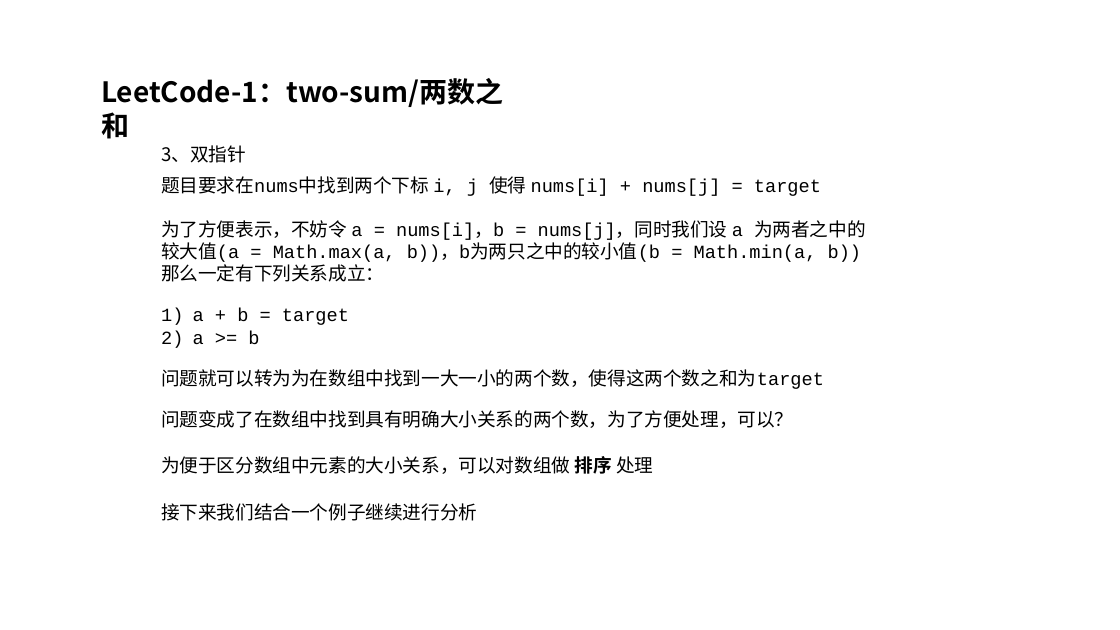
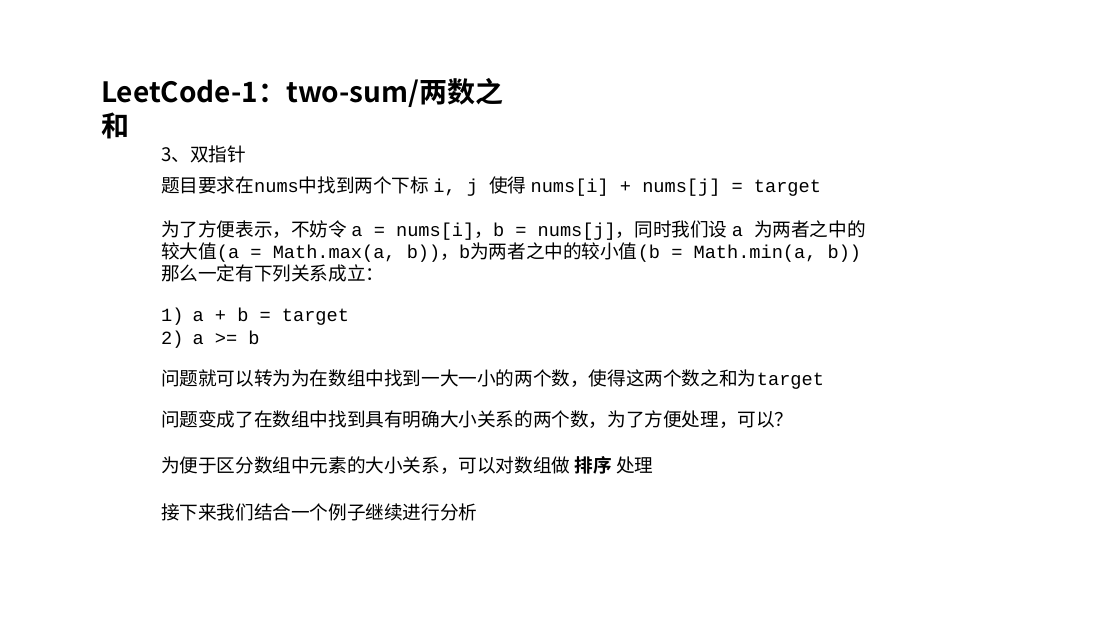
Before and after one commit to hemingqiao/algorithms, a slide deck: slide 13 of miao/LC1-two-sum(时间复杂度简介).pptx. Drawn at 1120x630 pixels with LibreOffice and Linux fonts; fonts in the diff are those of the drawing. Boxes give left, top, right and bottom in pixels: in the first picture for what was removed or moved away, otherwise in the second. Text is boxed around its words. In the diff, an @@ line names an element or a change of style, - is before the commit and + after.

Commit message:
update

```diff
--- a/miao/LC1-two-sum(时间复杂度简介).pptx
+++ b/miao/LC1-two-sum(时间复杂度简介).pptx
@@ text at (161,220,866,262): text changed @@
-为了方便表示，不妨令 a = nums[i]，b = nums[j]，同时我们设 a 为两者之中的较大值(a = Math.max(a, b))，b为两只之中的较小值(b = Math.min(a, b))
+为了方便表示，不妨令 a = nums[i]，b = nums[j]，同时我们设 a 为两者之中的较大值(a = Math.max(a, b))，b为两者之中的较小值(b = Math.min(a, b))
```
Also in this commit, not shown: 4 slides added, 1 slide removed.
